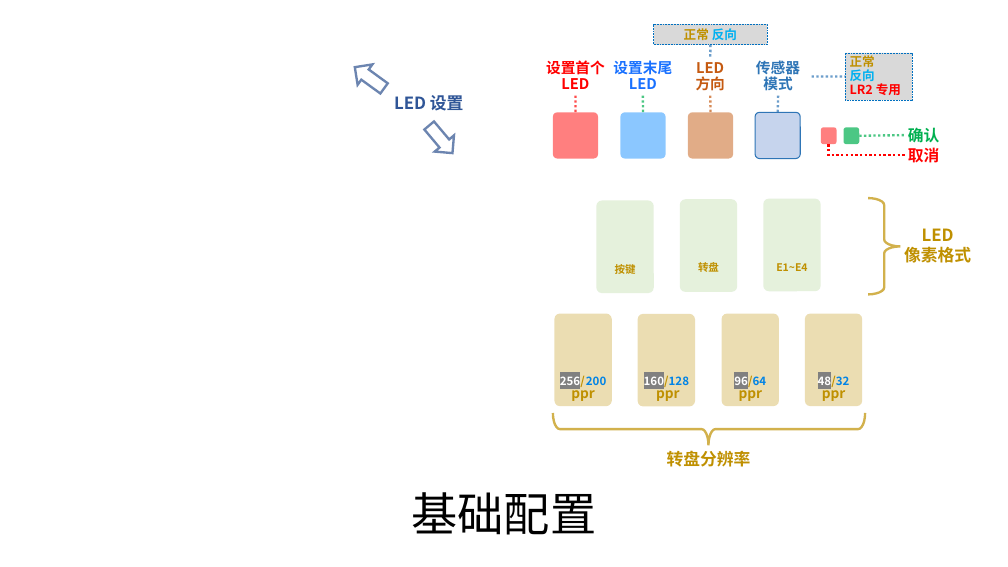
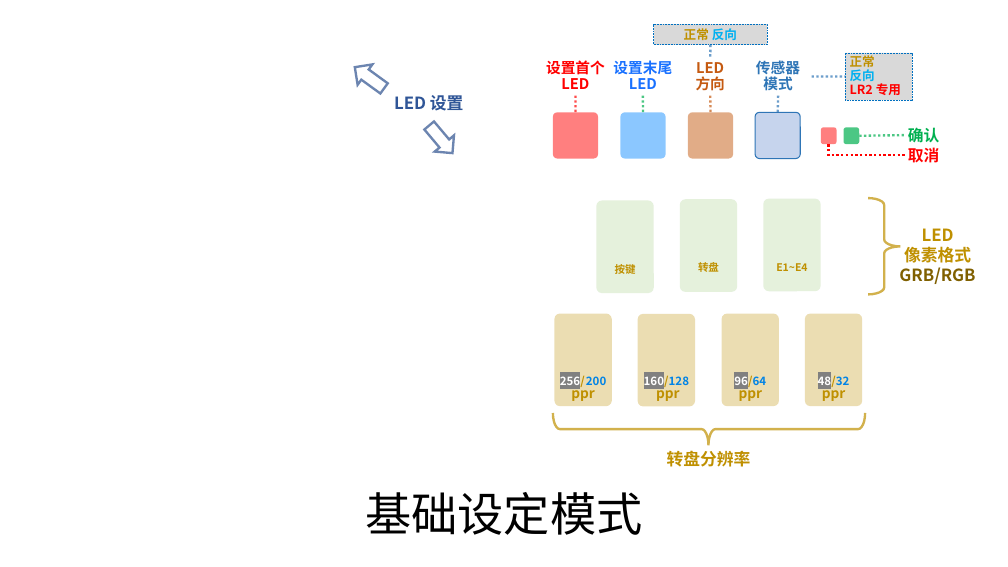
Before and after one commit to whowechina/iidx_pico, a slide deck: slide 13 of doc/IIDX_Pico_Manual.pptx. Drawn at 1008x567 pixels with LibreOffice and Linux fonts; fonts in the diff are those of the drawing; background and template pictures are left out. Boxes give left, top, right and bottom in pixels: in the first picture for what was removed or moved away, otherwise in the second. Text is boxed around its words. In the diff, an @@ line names an element or a change of style, - is before the commit and + after.

```diff
--- a/doc/IIDX_Pico_Manual.pptx
+++ b/doc/IIDX_Pico_Manual.pptx
@@ text at bbox=[899, 267, 975, 284]: paragraph added @@
+GRB/RGB
@@ title at bbox=[365, 492, 642, 535]: text changed @@
-基础配置
+基础设定模式
```
Also in this commit, not shown: 9 other slides changed, 10 slides added, 1 slide removed.
